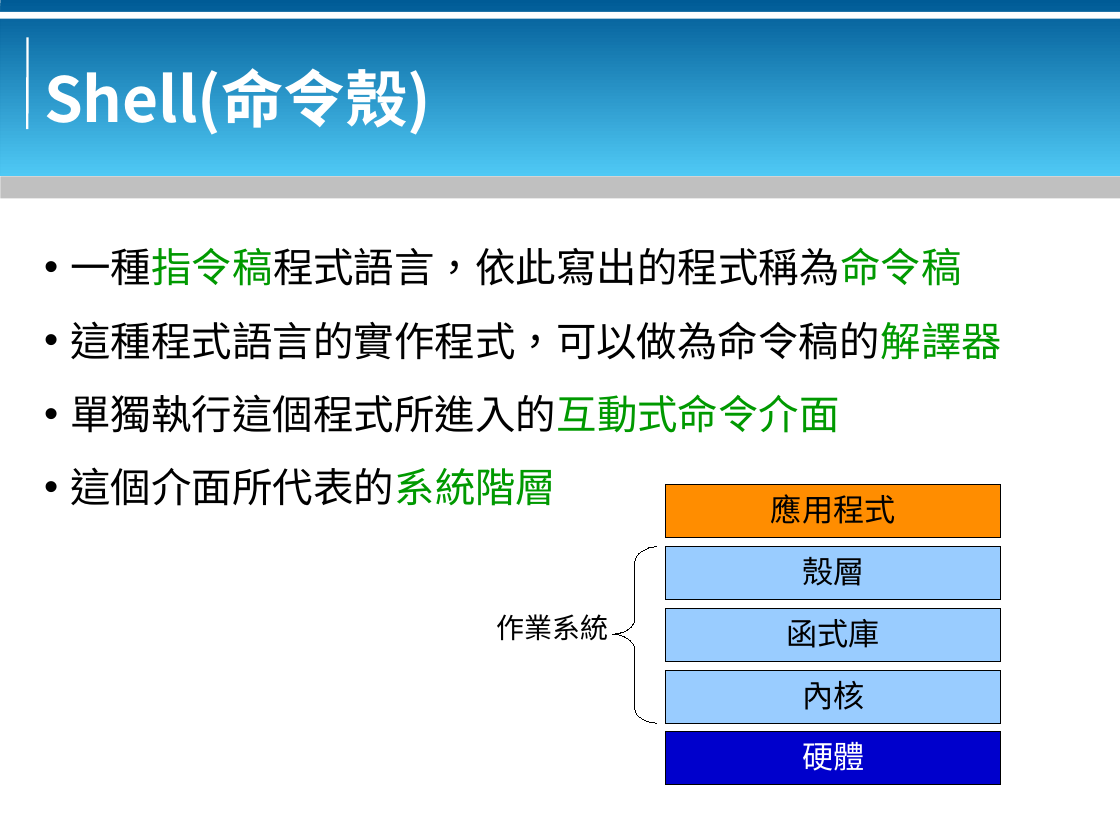
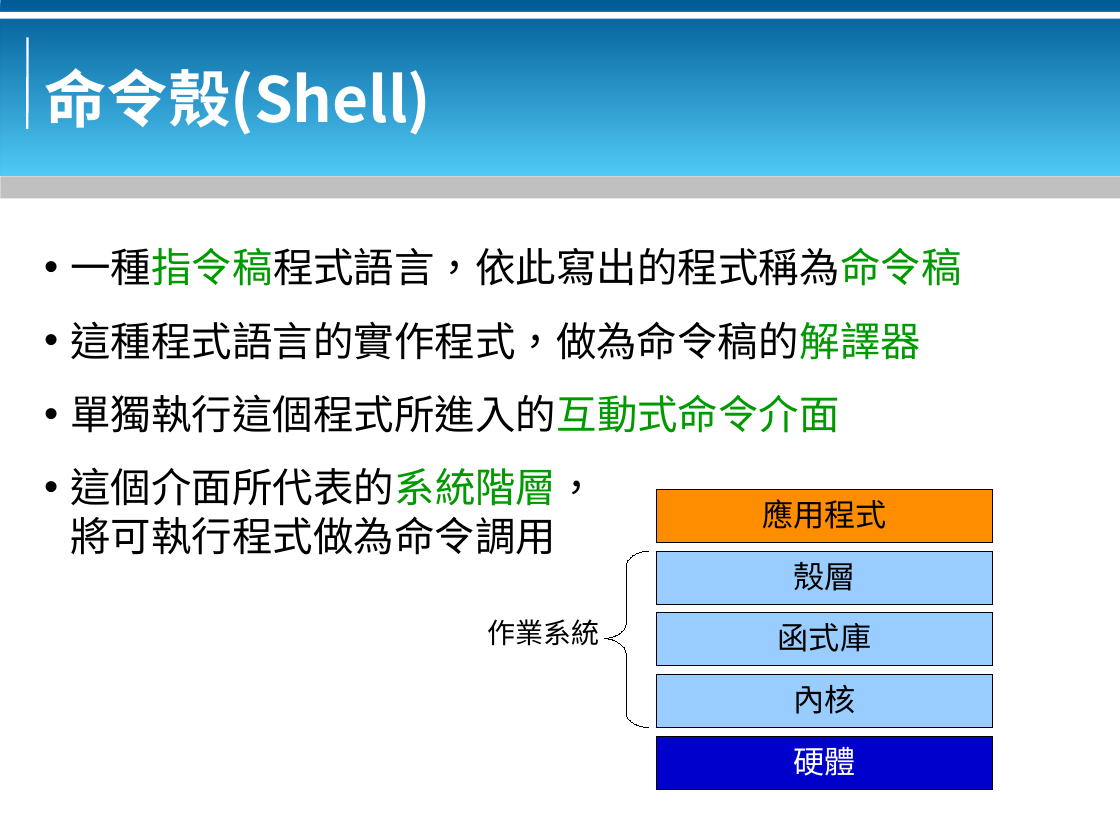
Before and after one commit to bluebat/.presentations, a slide deck: slide 3 of bash-basics.odp. Drawn at 1120x840 pixels with LibreOffice and Linux fonts; fonts in the diff are those of the drawing; background and template pictures are left out. Boxes give left, top, right and bottom in pixels: in the first picture for what was removed or moved away, otherwise in the second. Text is boxed around its words. In the diff, an @@ line names an element or a change of style, - is before the commit and + after.

```diff
--- a/bash-basics.odp
+++ b/bash-basics.odp
@@ title at [44,68,431,135]: text changed @@
-Shell(命令殼)
+命令殼(Shell)
@@ text at [71,321,921,360]: text changed @@
-• 這種程式語言的實作程式，可以做為命令稿的解譯器
+• 這種程式語言的實作程式，做為命令稿的解譯器
@@ text at [71,467,598,555]: text changed @@
-• 這個介面所代表的系統階層
+• 這個介面所代表的系統階層， 將可執行程式做為命令調用
@@ 5 rectangles, 1 text, 1 freeform shape: place and size @@
-5 rectangles, 1 text, 1 freeform shape at [496,485,1000,785]
+5 rectangles, 1 text, 1 freeform shape at [487,489,992,788]
```
Also in this commit, not shown: 11 other slides changed.
